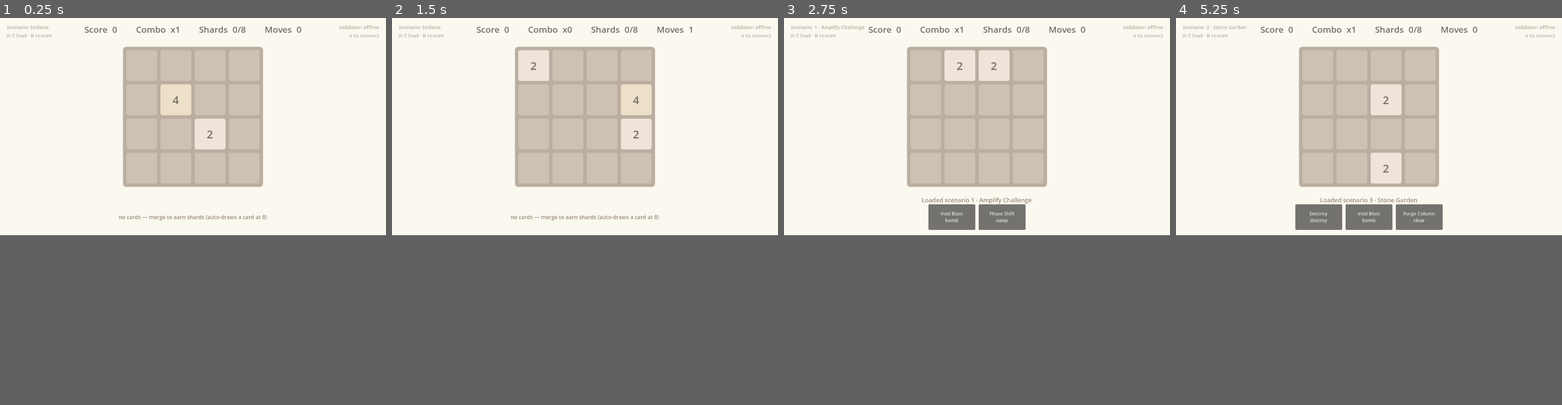
Above: before the commit, frames 1-4 (left to right).
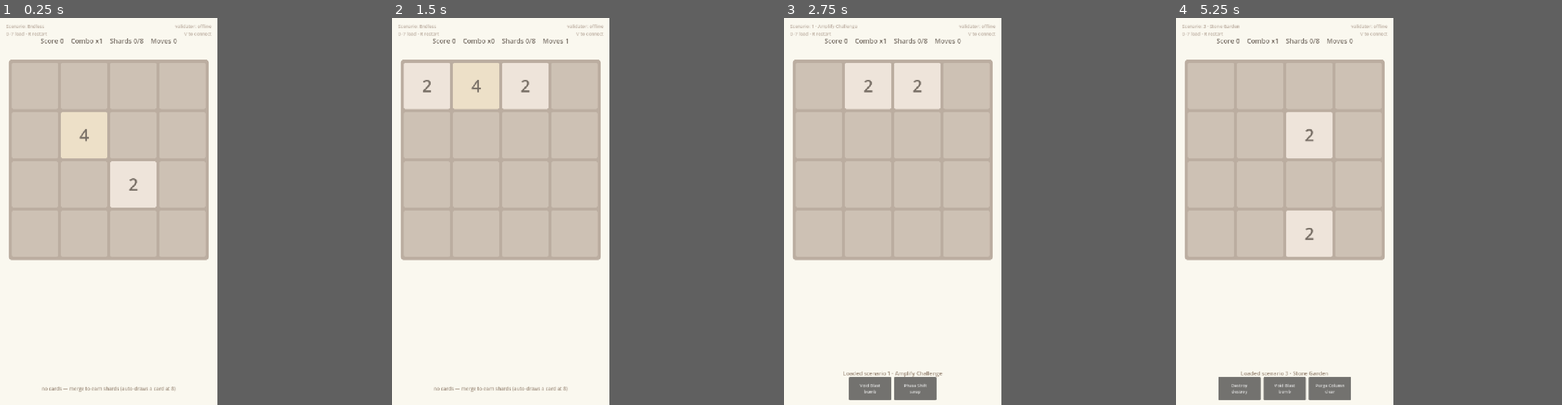
Above: after the commit, the same moments.

Repository: thegoldenmule/moveborne-godot
Game: Godot game, scene res://scenes/main.tscn
Two runs of this game, one before a commit and one after it. Both use one fixed random seed, a clock stepped at 60 frames per second and the inputs below.
Inputs (mouse positions are in pixels of both pictures, inside the frame that each line leads up to):
- Up to frame 1 (0.25 s): no input
- Up to frame 2 (1.5 s): tap Enter at 0.5 s; drag from (585, 118) to (623, 79) at 0.52 s; drag from (507, 137) to (565, 168) at 1.27 s
- Up to frame 3 (2.75 s): move the mouse to (1015, 79) at 2.02 s; hold Right from 2.03 s (still down); tap 1 at 2.1 s
- Up to frame 4 (5.25 s): release Right at 2.75 s; click "Void Blast bomb" at 2.75 s; click "Phase Shift swap" at 3.5 s; tap Space at 4.25 s; drag from (1349, 168) to (1253, 95) at 4.27 s; tap Enter at 5 s; move the mouse to (1484, 157) at 5.02 s; hold Left from 5.03 s (still down); tap 3 at 5.1 s
In our replay, the window is 799x449 before the commit and 450x800 after it. These sizes can differ from the game's own. Grey fills any space a smaller window leaves; there, only what the larger window draws over its background counts as a difference.

The runs differ from the first frame. In frame 1, 27% of the frame differs, in the area x 1-99%, y 1-97%; in frame 2, 25%; in frame 3, 28%; in frame 4, 29%, in the area x 1-99%, y 1-99%.

Commit message:
Fix window aspect/size: add display + stretch settings (portrait)
The project had no [display] section, so the game opened at Godot's default
1152x648 (landscape) with stretch disabled (no scaling) — and the board, sized by
the smaller dimension, ended up small with large side margins.

- project.godot: portrait base 720x1280, window override 450x800,
  stretch mode=canvas_items, aspect=keep, handheld orientation=portrait. The UI now
  scales uniformly to any window size (letterboxed if the aspect differs).
- scenes/main.gd: board fills the width (min(w*0.92, h-470)); HUD moved below the
  corner labels with tighter spacing/font; totem tray + board repositioned for
  portrait.

Verified live: portrait window, board fills the width, HUD/labels fit.

Co-Authored-By: Claude Opus 4.8 (1M context) <noreply@anthropic.com>

Diff:
--- a/llm-workflow/project.godot
+++ b/llm-workflow/project.godot
@@ -19,6 +19,16 @@
 
 _mcp_game_helper="*res://addons/godot_ai/runtime/game_helper.gd"
 
+[display]
+
+window/size/viewport_width=720
+window/size/viewport_height=1280
+window/size/window_width_override=450
+window/size/window_height_override=800
+window/stretch/mode="canvas_items"
+window/stretch/aspect="keep"
+window/handheld/orientation="portrait"
+
 [editor_plugins]
 
 enabled=PackedStringArray("res://addons/godot_ai/plugin.cfg")
--- a/llm-workflow/scenes/main.gd
+++ b/llm-workflow/scenes/main.gd
@@ -44,7 +44,7 @@
 
 func _build_ui() -> void:
 	var vp := get_viewport_rect().size
-	var board_px: float = clampf(minf(vp.x * 0.62, vp.y - 230.0), 320.0, 540.0)
+	var board_px: float = clampf(minf(vp.x * 0.92, vp.y - 470.0), 300.0, 720.0)
 
 	var bg := ColorRect.new()
 	bg.color = Color("faf8ef")
@@ -54,9 +54,9 @@
 
 	_hud = Label.new()
 	_hud.set_anchors_preset(Control.PRESET_TOP_WIDE)
-	_hud.offset_top = 16
+	_hud.offset_top = 60
 	_hud.horizontal_alignment = HORIZONTAL_ALIGNMENT_CENTER
-	_hud.add_theme_font_size_override("font_size", 26)
+	_hud.add_theme_font_size_override("font_size", 22)
 	_hud.add_theme_color_override("font_color", Color("776e65"))
 	_hud.mouse_filter = Control.MOUSE_FILTER_IGNORE
 	add_child(_hud)
@@ -89,7 +89,7 @@
 
 	_totem_box = HBoxContainer.new()
 	_totem_box.set_anchors_preset(Control.PRESET_TOP_WIDE)
-	_totem_box.offset_top = 50
+	_totem_box.offset_top = 96
 	_totem_box.alignment = BoxContainer.ALIGNMENT_CENTER
 	_totem_box.add_theme_constant_override("separation", 14)
 	_totem_box.mouse_filter = Control.MOUSE_FILTER_IGNORE
@@ -98,7 +98,7 @@
 	_board = BoardViewS.new()
 	add_child(_board)
 	_board.setup(4, board_px)
-	_board.position = Vector2((vp.x - board_px) / 2.0, 86.0)
+	_board.position = Vector2((vp.x - board_px) / 2.0, 138.0)
 	_board.swiped.connect(_on_swiped)
 	_board.cell_tapped.connect(_on_cell_tapped)
 
@@ -248,7 +248,7 @@
 
 func _update_hud() -> void:
 	var st: Dictionary = _match.state
-	_hud.text = "Score  %d        Combo  x%d        Shards  %d/8        Moves  %d" % [
+	_hud.text = "Score %d    Combo x%d    Shards %d/8    Moves %d" % [
 		int(st["score"]), int(st["comboMultiplier"]), int(st["shards"]), int(st["moveIndex"])
 	]
 	_scen_label.text = "Scenario: %s\n0–7 load · R restart" % _match.scenario_name
